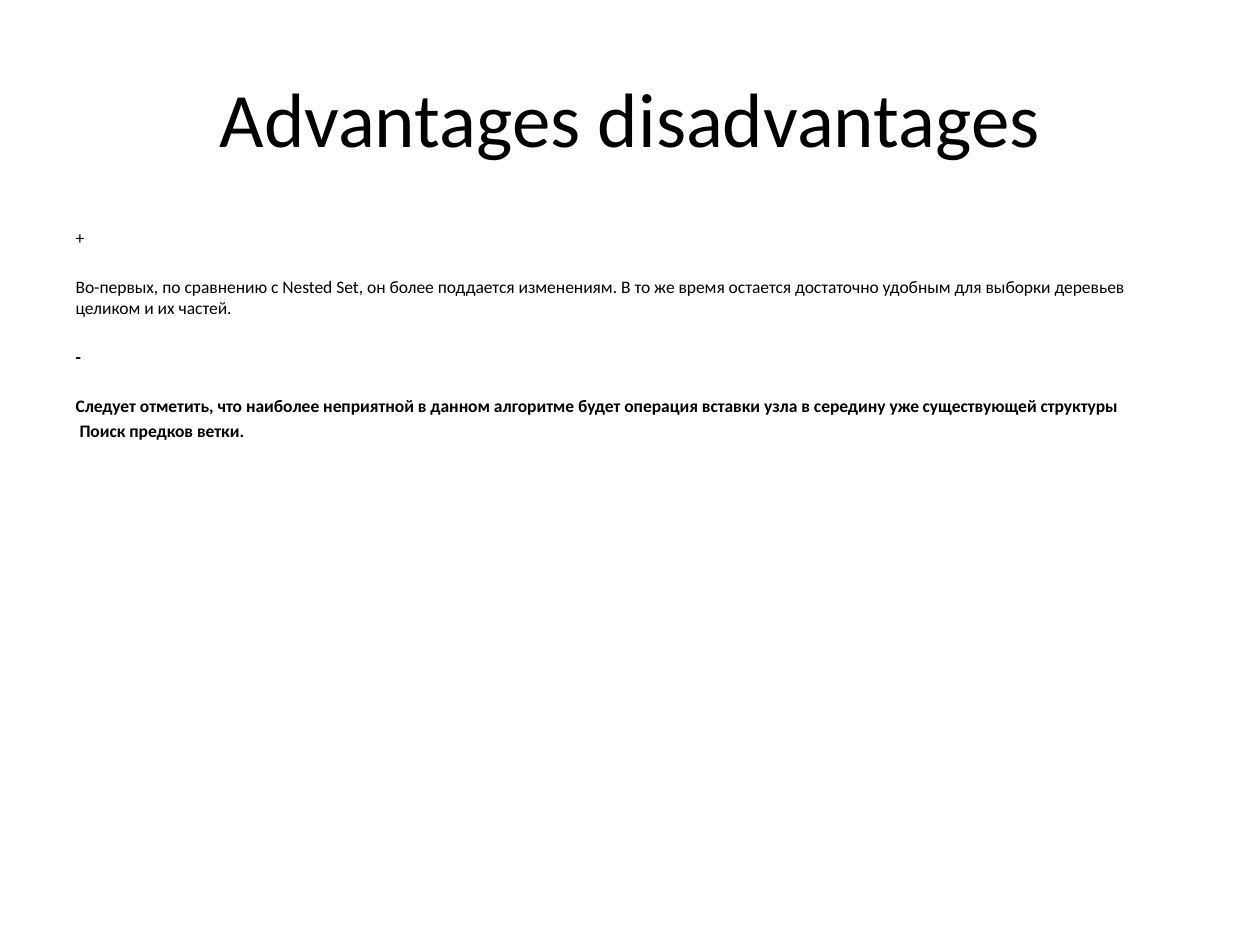
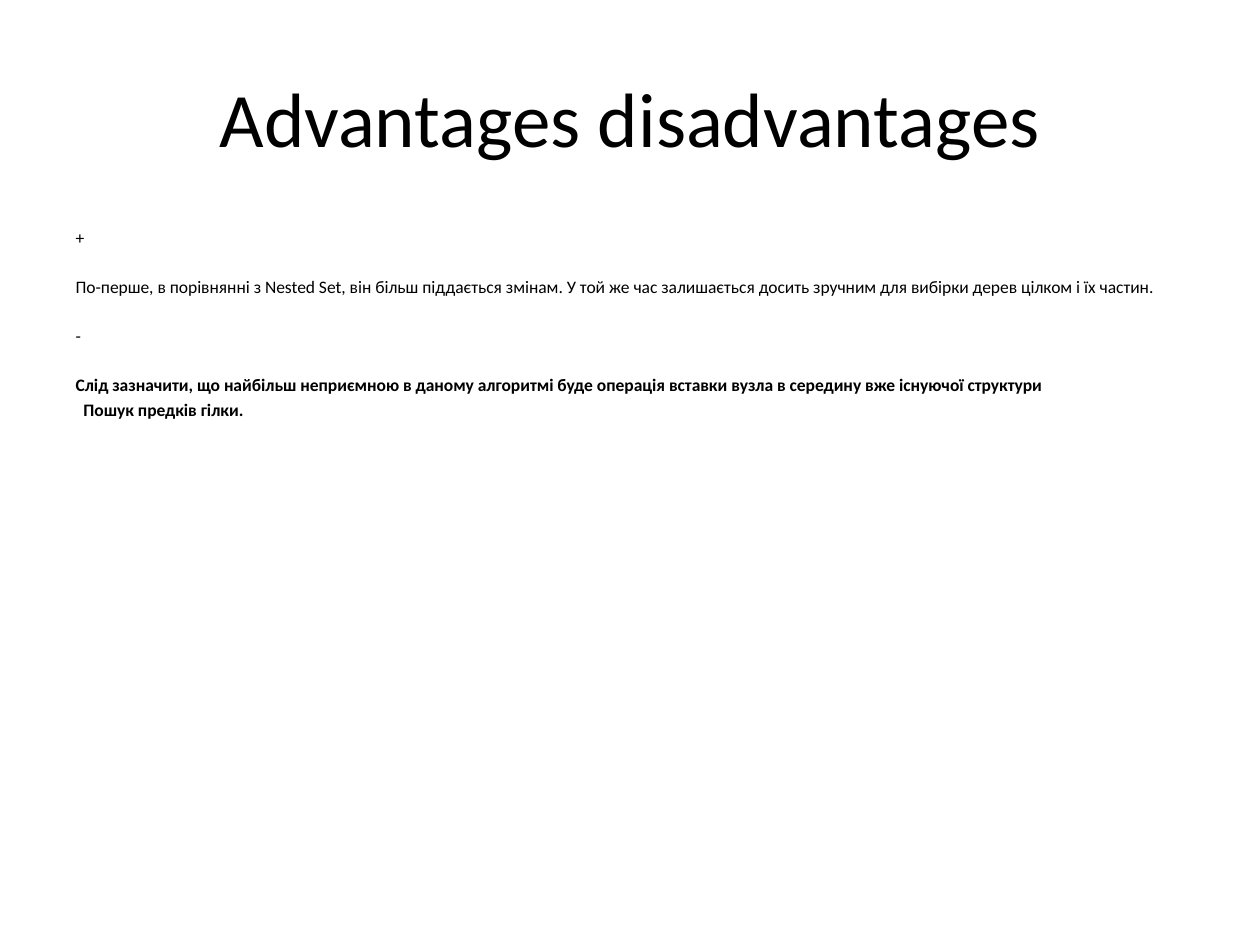
Before and after one commit to yuriy-yakubskiy/hierarchical-data-structures, a slide deck: slide 5 of PresentationTree.pptx. Drawn at 1260x945 pixels with LibreOffice and Linux fonts; fonts in the diff are those of the drawing. Boxes give left, top, right and bottom in pixels: in the first picture for what was removed or moved away, otherwise in the second. Text is boxed around its words. In the diff, an @@ line names an element or a change of style, - is before the commit and + after.

```diff
--- a/PresentationTree.pptx
+++ b/PresentationTree.pptx
@@ text "+" at bbox=[76, 281, 1154, 419]: bold off in "-" @@
@@ text at bbox=[76, 281, 1154, 296]: text changed @@
-Во-первых, по сравнению с Nested Set, он более поддается изменениям. В то же время остается достаточно удобным для выборки деревьев целиком и их частей.
+По-перше, в порівнянні з Nested Set, він більш піддається змінам. У той же час залишається досить зручним для вибірки дерев цілком і їх частин.
@@ text at bbox=[76, 378, 1042, 419]: text changed @@
-Следует отметить, что наиболее неприятной в данном алгоритме будет операция вставки узла в середину уже существующей структуры
-Поиск предков ветки.
+Слід зазначити, що найбільш неприємною в даному алгоритмі буде операція вставки вузла в середину вже існуючої структури
+Пошук предків гілки.
```
Also in this commit, not shown: 2 other slides changed, 1 slide added.
